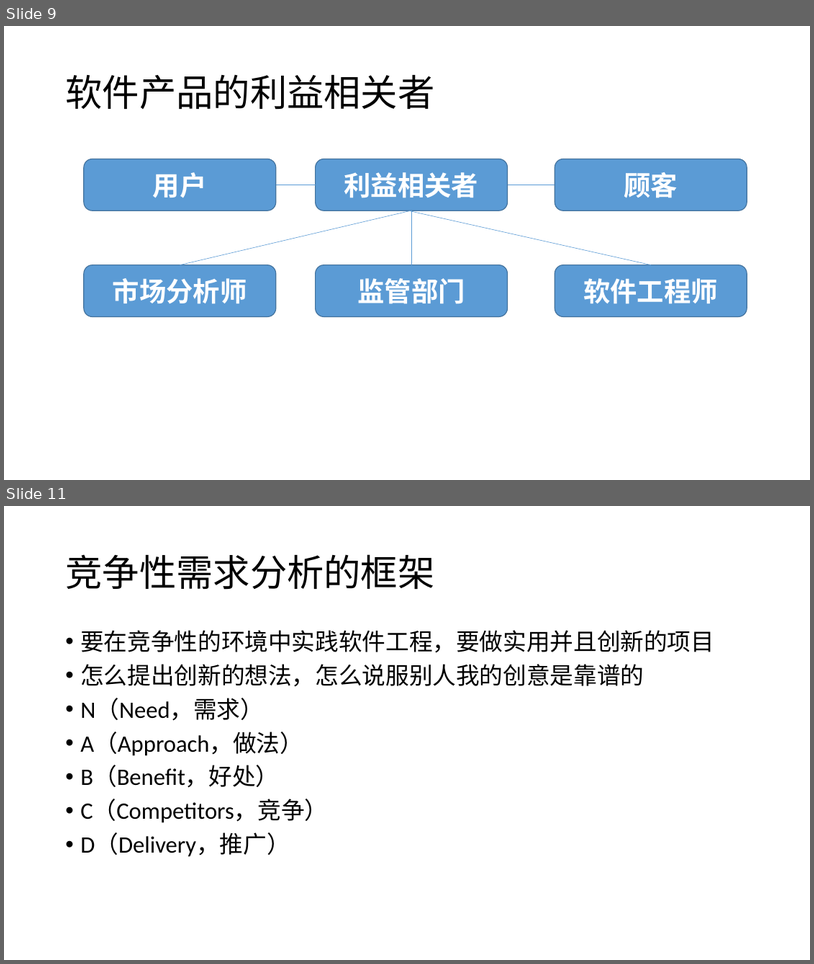
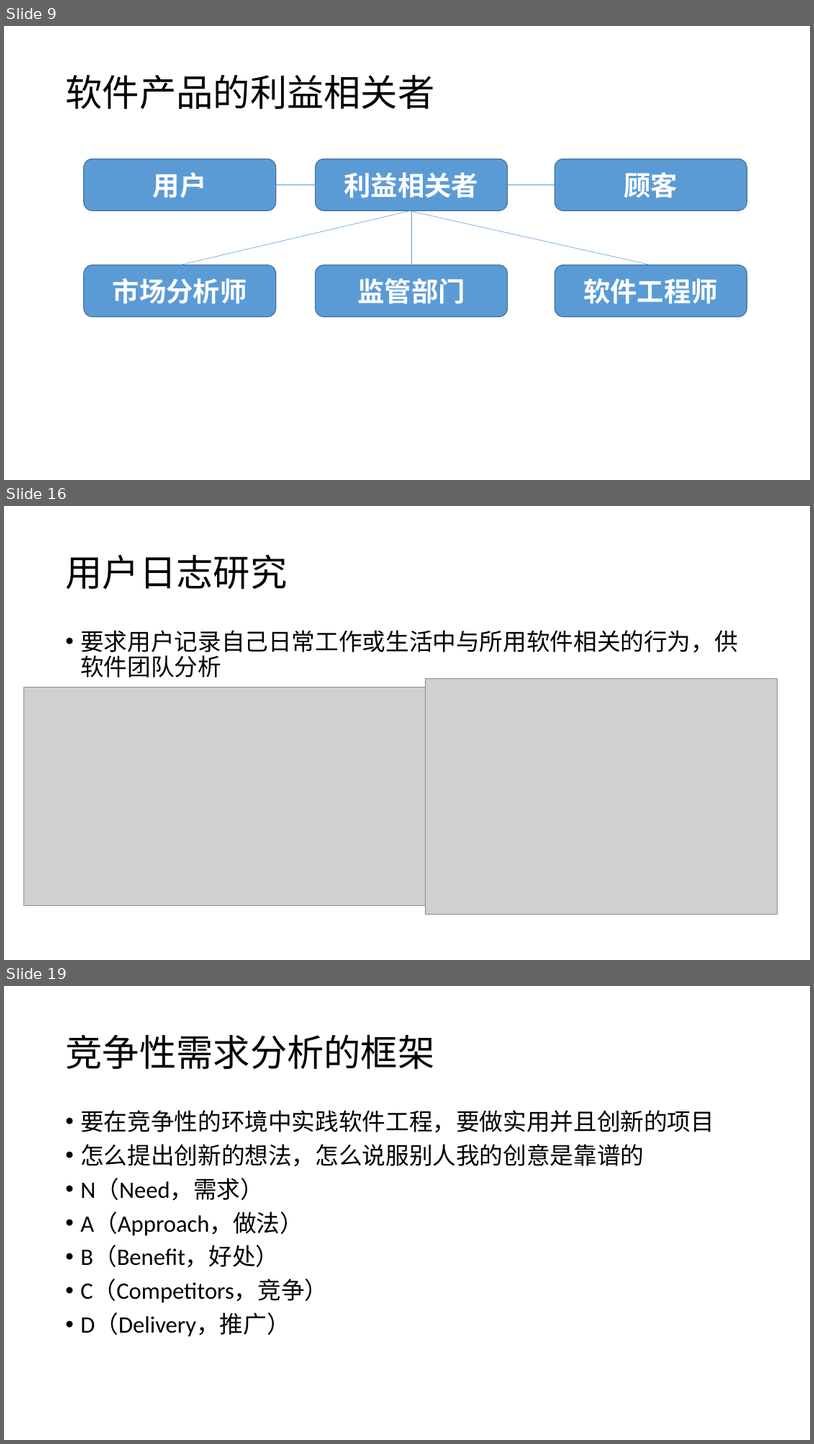
Before and after one commit to fzp1993/fzp19930803, a slide deck: 第八章.pptx. Shown one above the other, each under a label of ours: slides 9 and 11 before the commit, slides 9, 16 and 19 after it; the slides between them are not shown. The pictures are 814x964 and 814x1444 pixels, drawn with LibreOffice and Linux fonts; fonts in the diff are those of the drawing; grey boxes stand for pictures. Boxes give left, top, right and bottom in pixels: in the first picture for what was removed or moved away, otherwise in the second. Text is boxed around its words. In the diff, an @@ line names an element or a change of style, - is before the commit and + after.

```diff
--- a/第八章.pptx
+++ b/第八章.pptx
@@ slide 16 added at [4,506,810,960], background #FFFFFF @@
@@ title added at [65,554,287,589], 44 pt, text #000000 @@
+用户日志研究
@@ text added at [80,630,738,677], 28 pt, text #000000 @@
+• 要求用户记录自己日常工作或生活中与所用软件相关的行为，供软件团队分析
@@ picture added at [425,678,777,914] @@
@@ picture added at [24,687,430,906] @@
@@ what was slide 11 is now slide 19 @@
```
Also in this commit, not shown: 1 slide changed, 11 other slides added.
